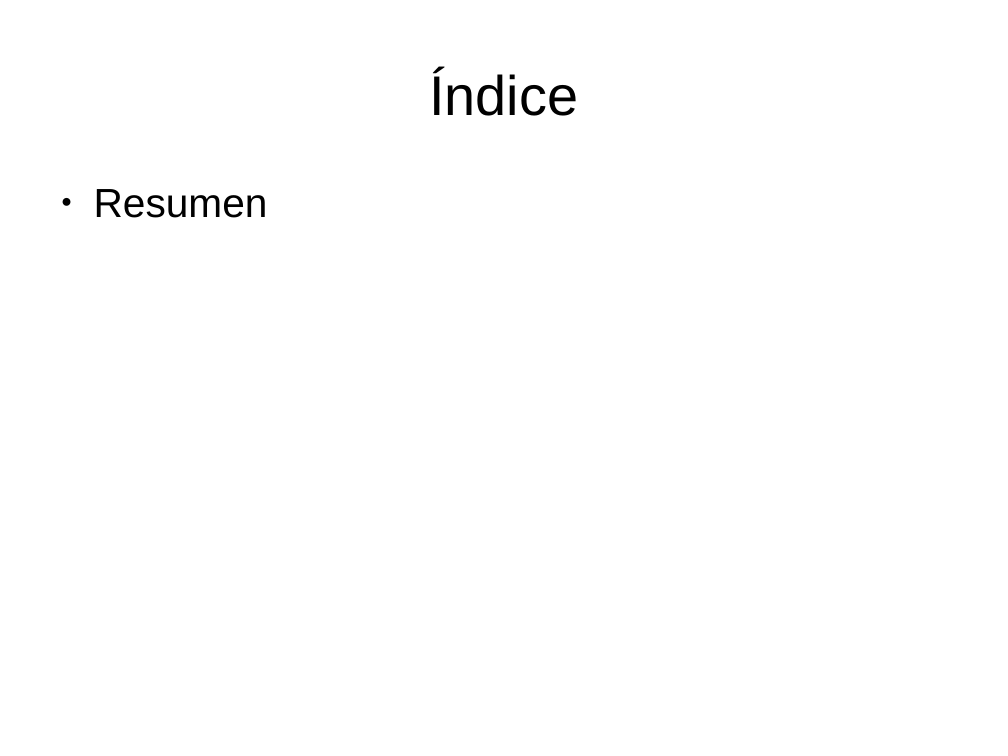
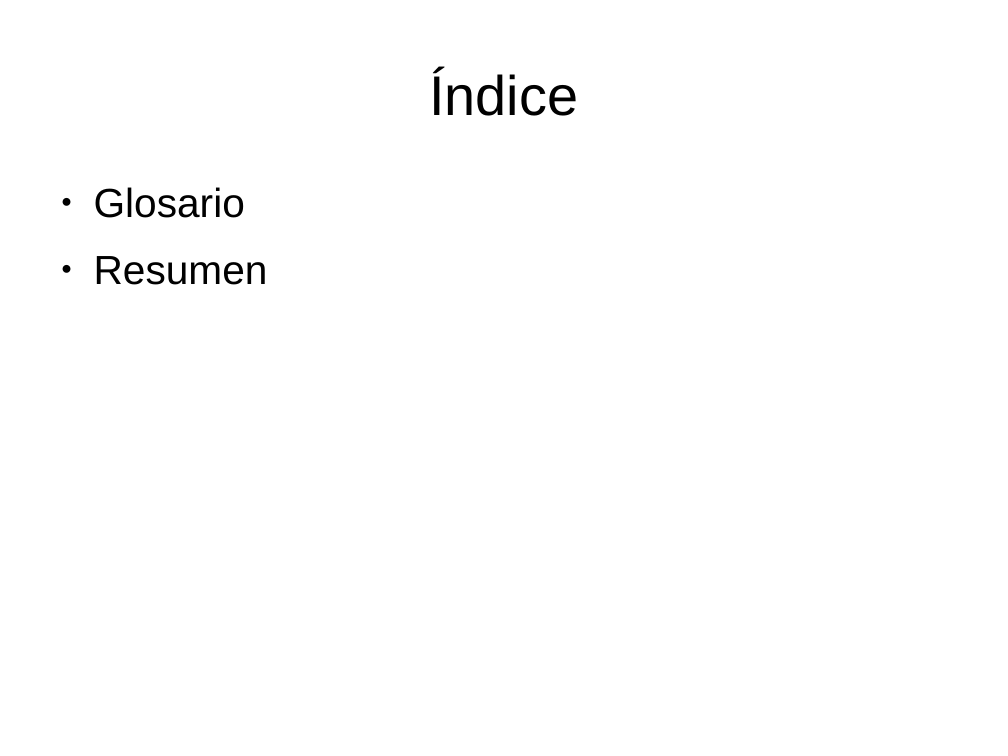
Before and after one commit to danielsalgadop/sac, a slide deck: slide 1 of docs/presentation/social_access_controller.odp. Drawn at 1008x756 pixels with LibreOffice and Linux fonts; fonts in the diff are those of the drawing. Boxes give left, top, right and bottom in pixels: in the first picture for what was removed or moved away, otherwise in the second. Text is boxed around its words. In the diff, an @@ line names an element or a change of style, - is before the commit and + after.

Commit message:
presentation

```diff
--- a/docs/presentation/social_access_controller.odp
+++ b/docs/presentation/social_access_controller.odp
@@ text at (94,187,245,218): paragraph added @@
+● Glosario
```
Also in this commit, not shown: 3 slides added, 1 slide removed, 7 other files.
